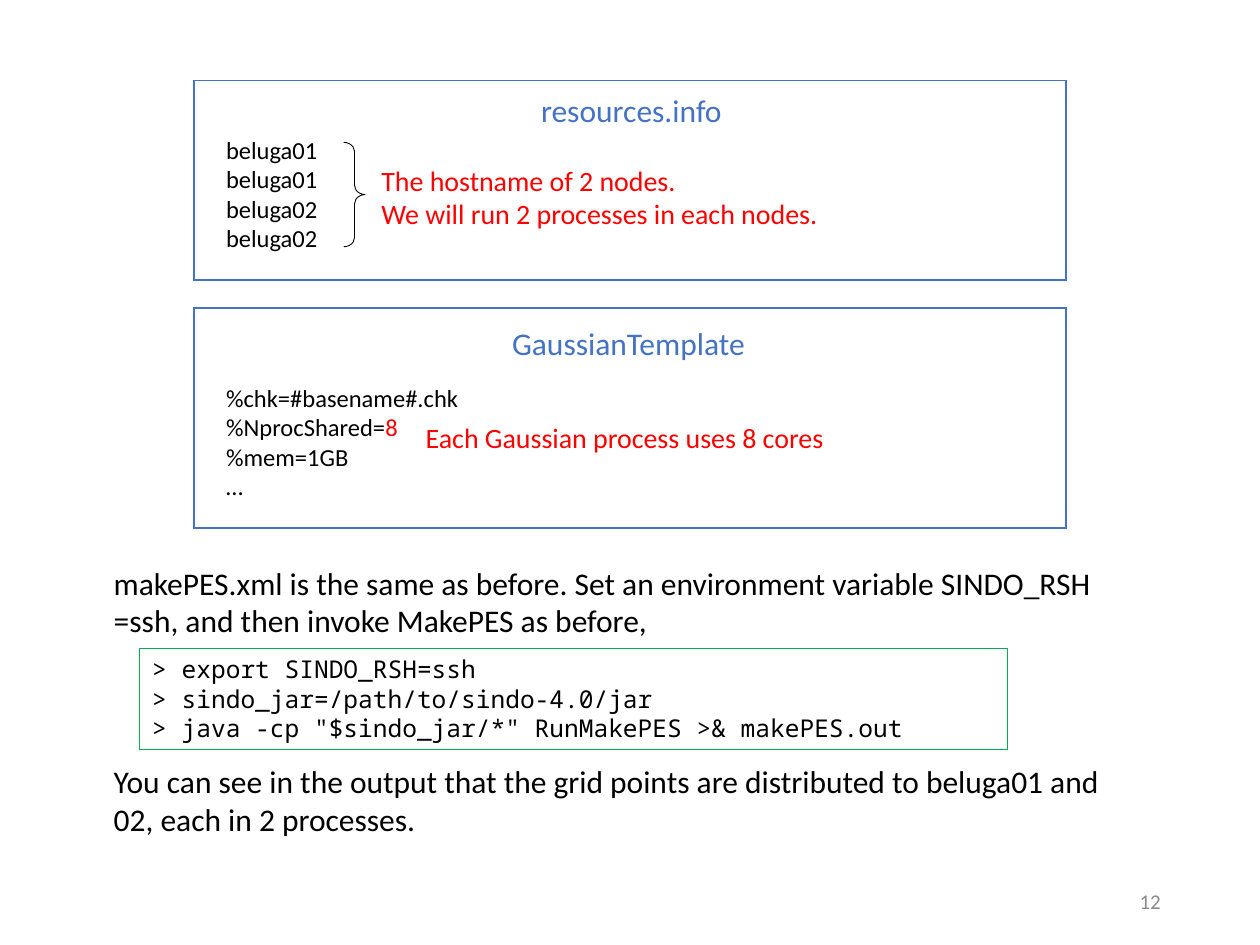
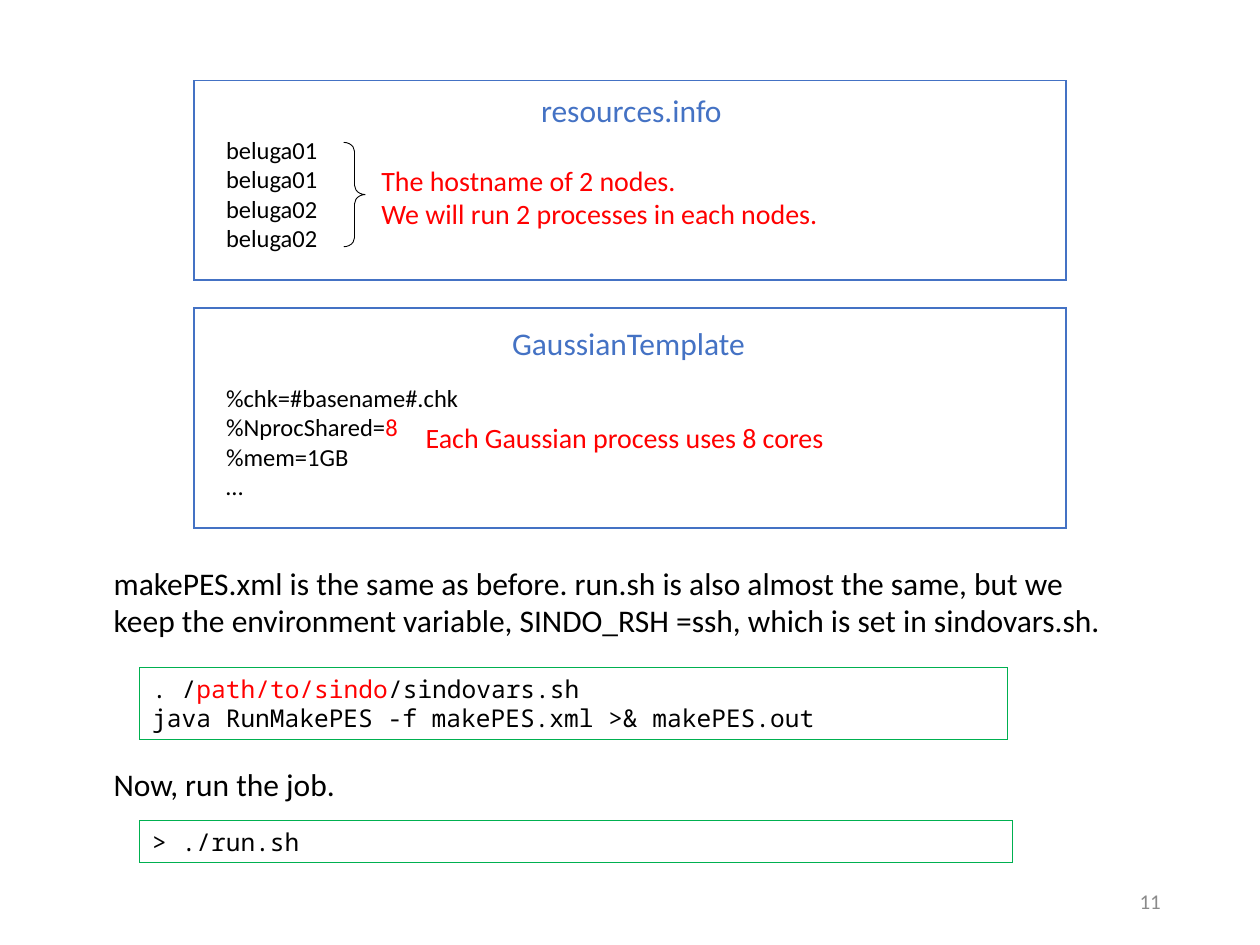
Before and after one commit to yagikiyoshi/sindo, a slide deck: slide 12 of doc/MakePES/usage_MakePES.pptx (slide 13 before the commit). Drawn at 1260x945 pixels with LibreOffice and Linux fonts; fonts in the diff are those of the drawing. Boxes give left, top, right and bottom in pixels: in the first picture for what was removed or moved away, otherwise in the second. Text is boxed around its words. In the diff, an @@ line names an element or a change of style, - is before the commit and + after.

```diff
--- a/doc/MakePES/usage_MakePES.pptx
+++ b/doc/MakePES/usage_MakePES.pptx
@@ text at (x1=114, y1=573, x2=1099, y2=637): text changed @@
-makePES.xml is the same as before. Set an environment variable SINDO_RSH =ssh, and then invoke MakePES as before,
+makePES.xml is the same as before. run.sh is also almost the same, but we keep the environment variable, SINDO_RSH =ssh, which is set in sindovars.sh.
@@ rectangle ". /path/to/sindo/sindovars.sh" resized from (x1=140, y1=648, x2=1008, y2=750) to (x1=140, y1=668, x2=1008, y2=740) @@
@@ text in rectangle at (x1=152, y1=679, x2=814, y2=733): text changed @@
-> export SINDO_RSH=ssh
-> sindo_jar=/path/to/sindo-4.0/jar
-> java -cp "$sindo_jar/*" RunMakePES >& makePES.out
+. /path/to/sindo/sindovars.sh
+java RunMakePES -f makePES.xml >& makePES.out
@@ text removed at (x1=114, y1=771, x2=1098, y2=836) @@
-You can see in the output that the grid points are distributed to beluga01 and 02, each in 2 processes.
@@ text added at (x1=114, y1=774, x2=335, y2=802), 18 pt, text #000000 @@
+Now, run the job.
@@ rectangle added at (x1=140, y1=820, x2=1012, y2=863), outline #00B050 0.75 pt, 14 pt, text #000000 @@
+> ./run.sh
@@ page number at (x1=1140, y1=895, x2=1161, y2=909): text changed @@
-12
+11
```
Also in this commit, not shown: 22 other slides changed, 1 slide added, 2 slides removed, 23 other files.
